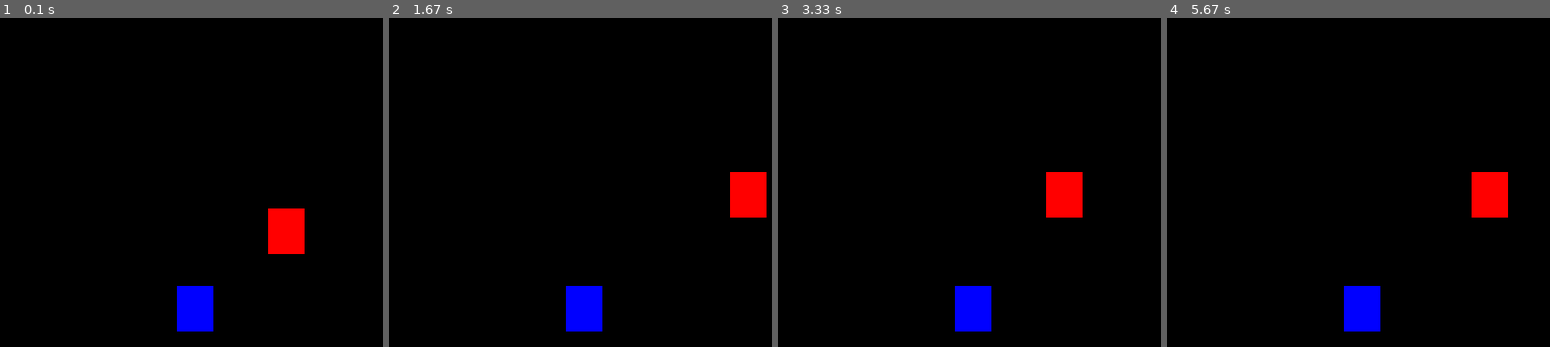
Above: before the commit, frames 1-4 (left to right).
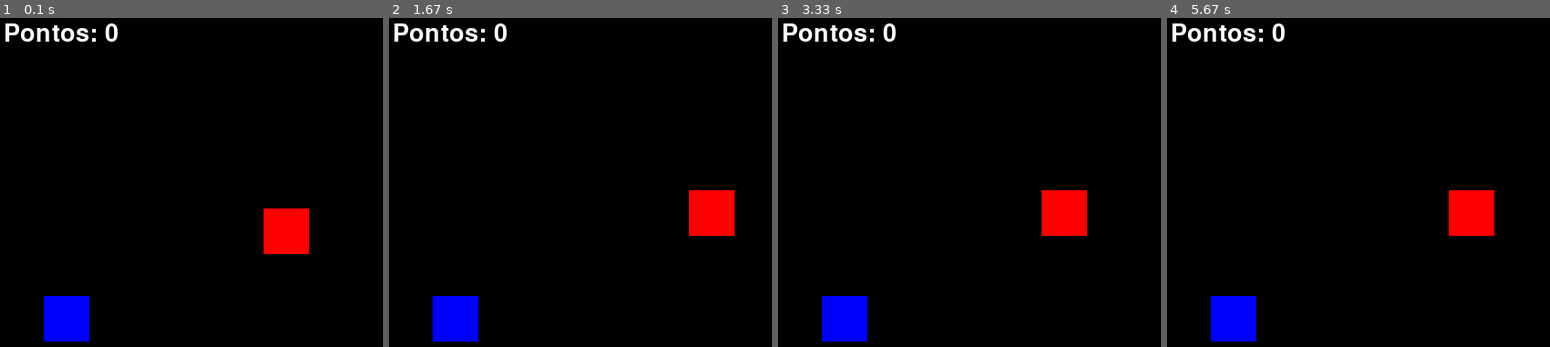
Above: after the commit, the same moments.

Repository: pereira-dc/projeto_pygamed
Game: pygame game, started from teste_cobra.py
The game is run twice, just before and just after one commit, with the same random seed, the same clock (stepped at 60 frames per second) and the same inputs.
Inputs:
- Up to frame 1 (0.1 s): no input
- Up to frame 2 (1.67 s): hold D 0.33-0.8 s; hold W 0.83-1.13 s; hold D 1.17-1.63 s
- Up to frame 3 (3.33 s): hold A 1.67-2.2 s; hold S 2.23-2.53 s; hold A 2.57-2.97 s; hold W from 3 s (still down)
- Up to frame 4 (5.67 s): release W at 3.37 s; hold D 3.4-4.03 s; hold S 4.07-4.43 s; hold A 4.47-4.93 s; hold D 4.97-5.43 s; hold W from 5.47 s (still down)

The runs differ from the first frame. In frame 1, 4.0% of the frame differs, in the area x 1-81%, y 1-99%; in frame 2, 6.5%, in the area x 1-99%, y 1-99%; in frame 3, 5.1%; in frame 4, 5.7%.

Commit message:
pontuacao_colisao
Implementado um sistema de pontuação a cada colisão, aparecendo no canto superior esquerdo.

Diff:
--- a/teste_cobra.py
+++ b/teste_cobra.py
@@ -1,41 +1,50 @@
 import pygame, cores, sys
+from random import randint
 from pygame.locals import *
 
 def main():
 
     pygame.init()
 
+    fonte = pygame.font.SysFont('gabriola', 40, False, False)
+
     largura = 640
     altura = 480
 
-    l1_rect = 40
-    l2_rect = 50
+    h_rect = 50
+    w_rect = 50
 
+    x = largura/2 - w_rect/2
+    y = altura/2 - h_rect/2
 
-    x = largura/2 - l1_rect/2
-    y = altura/2 - l2_rect/2
+    x_azul = randint(0, largura - w_rect)
+    y_azul = randint(0, altura - h_rect)
 
     tela = pygame.display.set_mode((largura, altura))
     pygame.display.set_caption('Teste')
+
+    pontos = 0
 
     clock = pygame.time.Clock()
 
     while True:
         clock.tick(100)
         tela.fill((0, 0, 0))
+        mensagem = f'Pontos: {pontos}'
+        texto_formatado = fonte.render(mensagem, True, cores.branco)
         for event in pygame.event.get():
             if event.type == QUIT:
                 pygame.quit()
                 sys.exit()
 
             if pygame.key.get_pressed()[K_w]:
-                y -= 20
+                y -= 10
             if pygame.key.get_pressed()[K_a]:
-                x -= 20
+                x -= 10
             if pygame.key.get_pressed()[K_s]:
-                y += 20
+                y += 10
             if pygame.key.get_pressed()[K_d]:
-                x += 20
+                x += 10
 
             if x > largura:
                 x = 0
@@ -47,9 +56,17 @@
             if y < 0:
                 y = altura
 
-        pygame.draw.rect(tela, cores.vermelho, (x, y, l1_rect, l2_rect))
-        pygame.draw.rect(tela, cores.azul, (200, 300, l1_rect, l2_rect))
+        ret_vermelho = pygame.draw.rect(tela, cores.vermelho, (x, y, w_rect, h_rect))
+        ret_azul = pygame.draw.rect(tela, cores.azul, (x_azul, y_azul, w_rect, h_rect))
+
+        if ret_vermelho.colliderect(ret_azul):
+            x_azul = randint(0, largura - w_rect)
+            y_azul = randint(0, altura - h_rect)
+            pontos += 1
+
+        tela.blit(texto_formatado, (10, 10))
 
         pygame.display.update()
 
-main()
+if __name__ == '__main__':
+    main()
